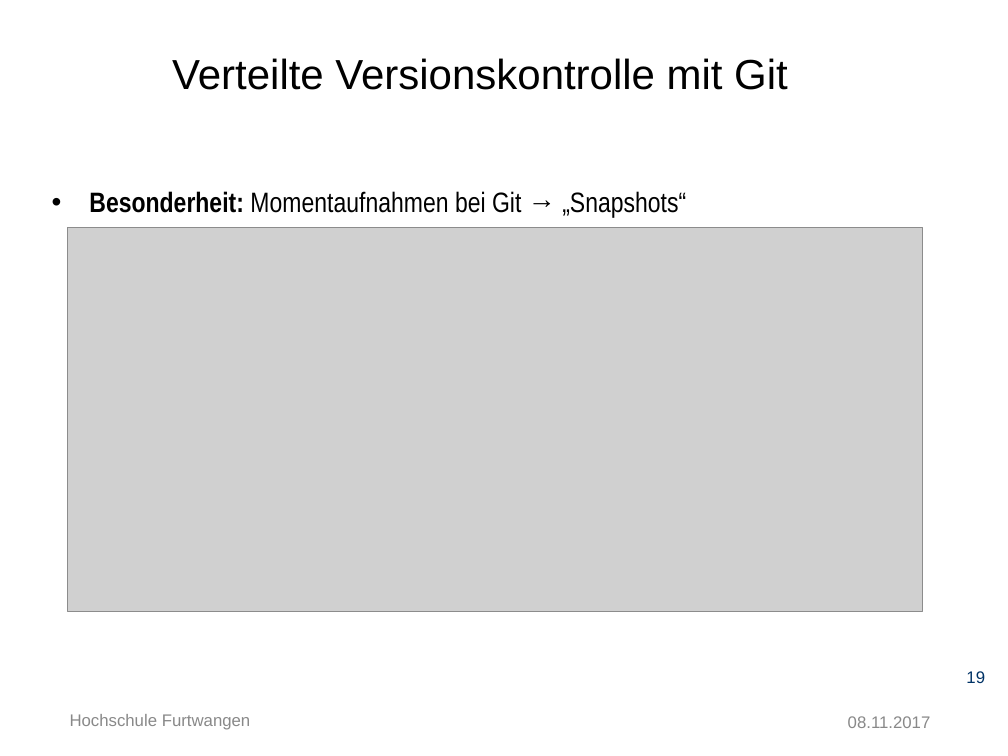
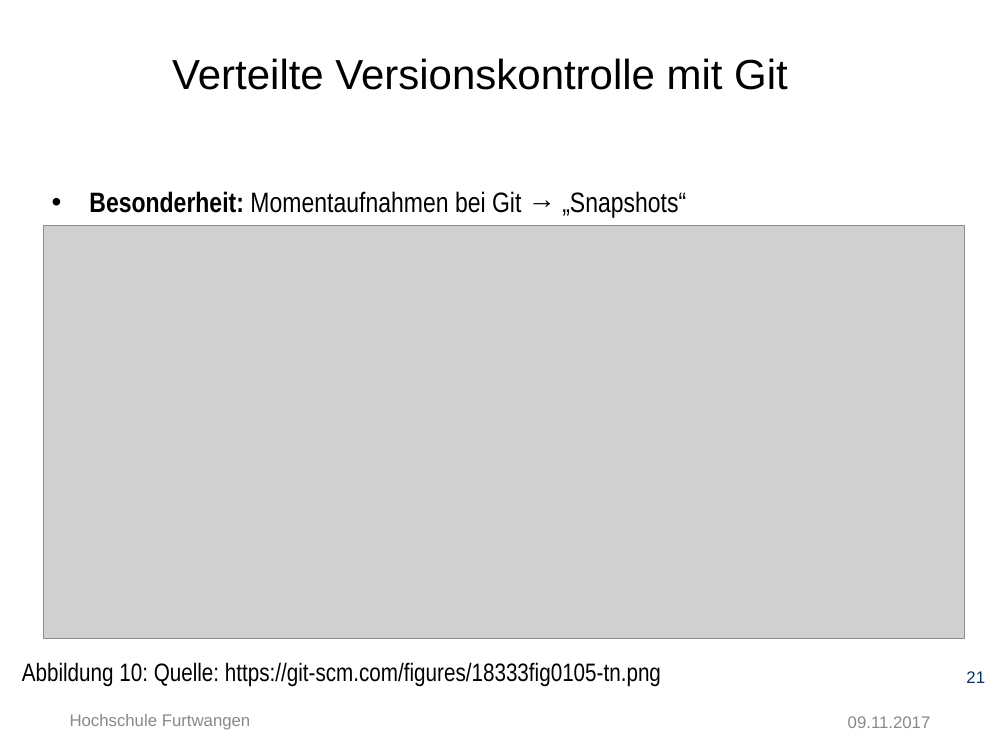
Before and after one commit to Ertugrul-Furtwangen/Erti, a slide deck: slide 21 of Thesis-Präsentation.pptx (slide 19 before the commit). Drawn at 1008x756 pixels with LibreOffice and Linux fonts; fonts in the diff are those of the drawing; grey boxes stand for pictures; background and template pictures are left out. Boxes give left, top, right and bottom in pixels: in the first picture for what was removed or moved away, otherwise in the second. Text is boxed around its words. In the diff, an @@ line names an element or a change of style, - is before the commit and + after.

```diff
--- a/Thesis-Präsentation.pptx
+++ b/Thesis-Präsentation.pptx
@@ picture: place and size @@
-picture at <box>68,227,923,611</box>
+picture at <box>43,226,964,639</box>
@@ text added at <box>22,662,661,687</box>, 18 pt, text #000000 @@
+Abbildung 10: Quelle: https://git-scm.com/figures/18333fig0105-tn.png
@@ page number at <box>966,671,985,683</box>: text changed @@
-19
+21
@@ text at <box>848,716,931,728</box>: text changed @@
-08.11.2017
+09.11.2017
```
Also in this commit, not shown: 39 other slides changed, 3 slides added, 2 slides removed.
